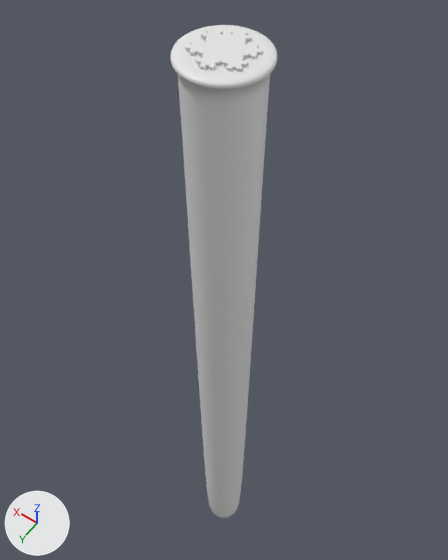
Renders of the Blender file lib/objects/Island.blend from each side of a commit.
One viewpoint serves both versions: a camera (50 mm lens) standing at (-97.0, 136.0, 107.0) and looking at (26.0, -36.0, -163.0). Lighting does not change. The marker at lower left points along +X, +Y and +Z. The same objects are shown in both versions, whatever each file hides.

The first picture shows 'IslandBase', 'Wall'.
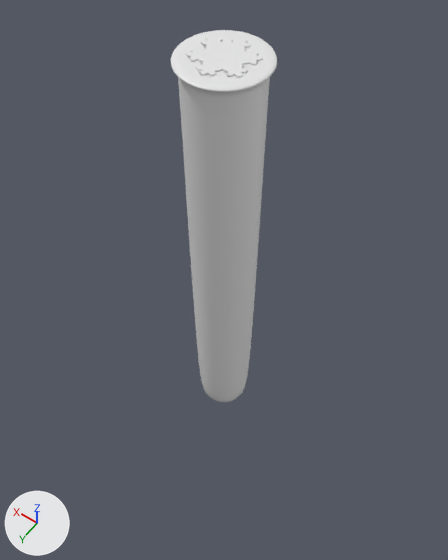
Commit message: Resize by 1/2 vertically.

Where the newer file only moved an object's origin or applied its transform, the numbers keep the older frame.

The edits, one by one:
me_wallmesh has 386 vertices, 282 faces and spans x -10.0..10.0, y -11.6..11.5, z 0.0..2.0.
me_wallmesh is used by ob_wall; location (0.0, 0.0, 3.0).
me_wallmesh part 1: the whole mesh is scaled about its middle by (1, 1, 0.5), then moved by (0.0, 0.0, 1.0).
me_islandbasemesh has 5701 vertices, 5640 faces and spans x -16.0..16.0, y -16.0..16.0, z -400.0..4.0.
me_islandbasemesh is used by ob_islandbase; location (0.0, 0.0, 0.0).
me_islandbasemesh part 2: the whole mesh is scaled about the mesh origin by (1, 1, 0.5).
Object 'Wall' (ob_wall) moves from (0.0, 0.0, 3.0) to (0.0, 0.0, 0.0).

Boxes (x1, y1, x2, y2) around the edits, measured in the pictures (448 x 560 px):
'IslandBase', mesh rescaled (24% shorter)
    before: (170, 25, 277, 518)
    after: (171, 30, 277, 402)
'Wall', mesh rescaled, moved
    before: (185, 29, 263, 72)
    after: (186, 37, 263, 78)
